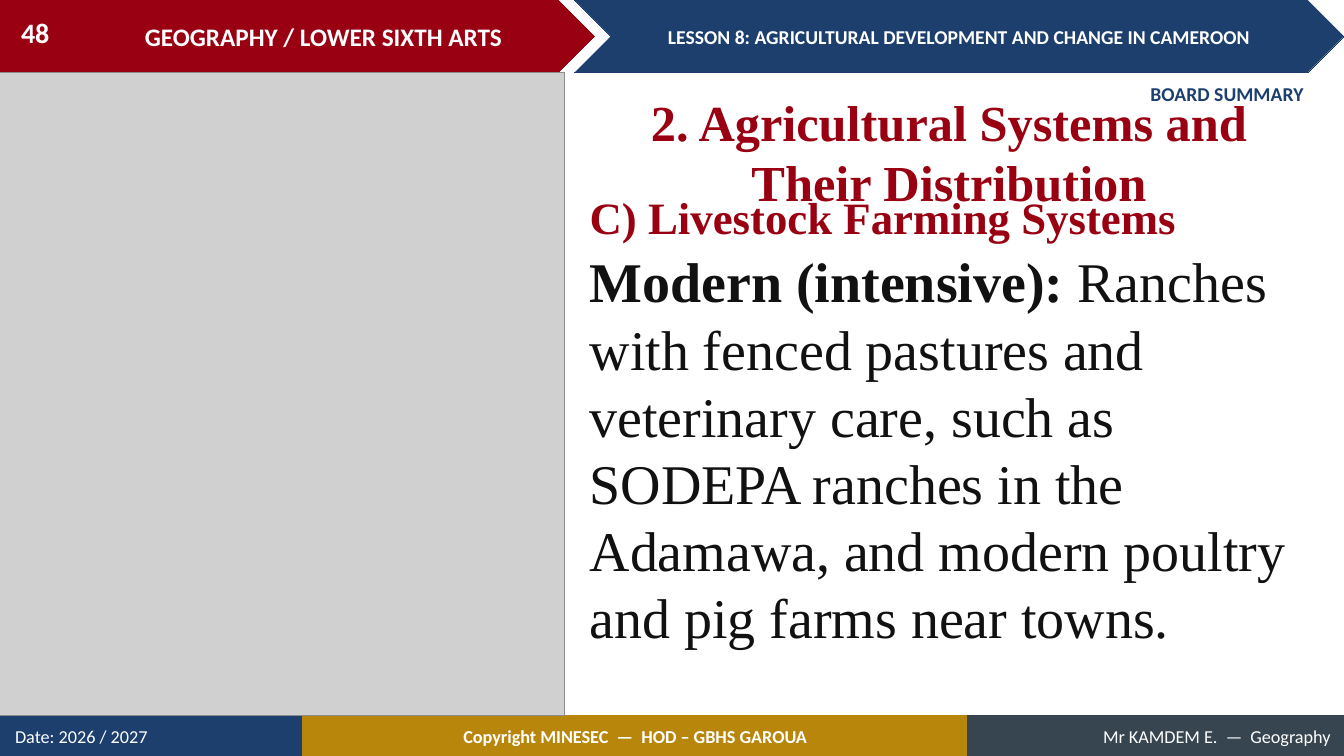
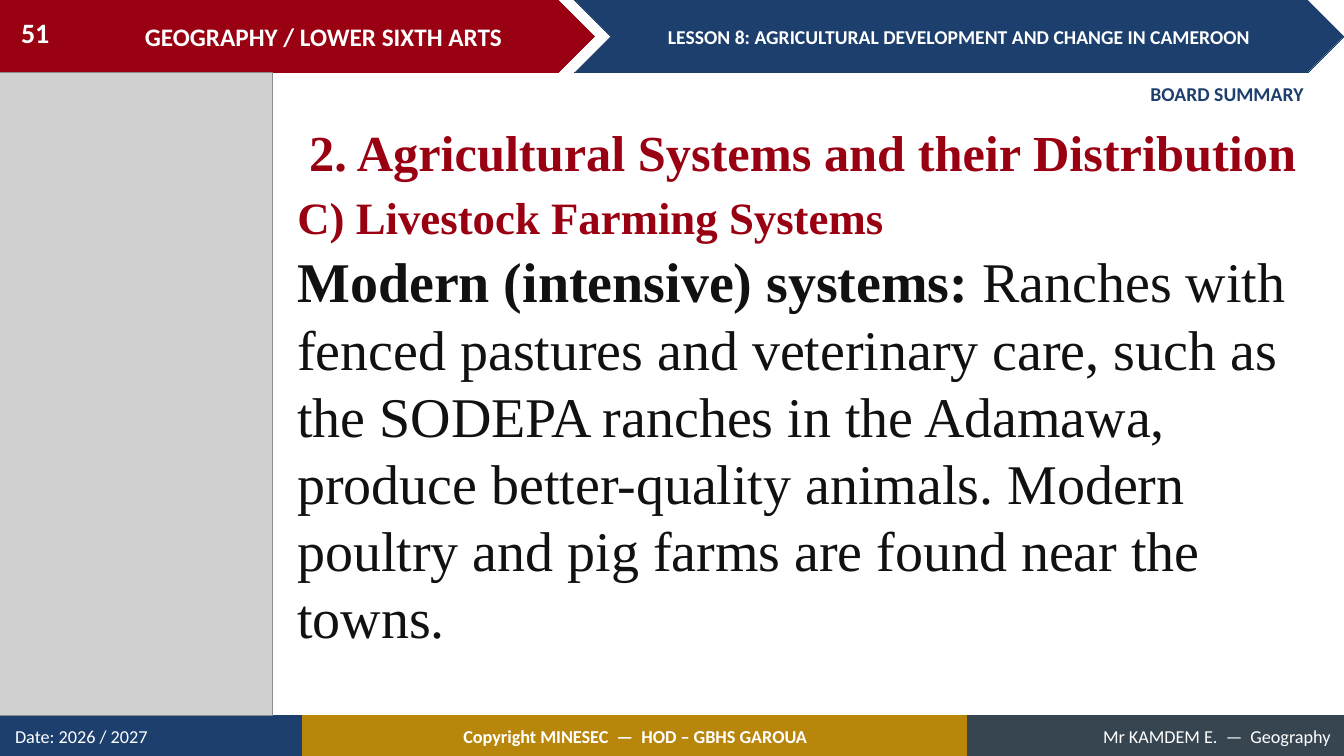
Before and after one commit to Berthautk/linea-github, a slide deck: slide 51 of lecons/LSA/Geography of Cameroon/08_LSA_CAM_L08_Agricultural_Development_and_Change_in_Cameroon.pptx (slide 48 before the commit). Drawn at 1344x756 pixels with LibreOffice and Linux fonts; fonts in the diff are those of the drawing; grey boxes stand for pictures. Boxes give left, top, right and bottom in pixels: in the first picture for what was removed or moved away, otherwise in the second. Text is boxed around its words. In the diff, an @@ line names an element or a change of style, - is before the commit and + after.

```diff
--- a/lecons/LSA/Geography of Cameroon/08_LSA_CAM_L08_Agricultural_Development_and_Change_in_Cameroon.pptx
+++ b/lecons/LSA/Geography of Cameroon/08_LSA_CAM_L08_Agricultural_Development_and_Change_in_Cameroon.pptx
@@ page number at (21,24,49,43): text changed @@
-48
+51
@@ picture: place and size @@
-picture at (0,73,565,716)
+picture at (0,73,272,716)
@@ text at (309,136,1296,181): text changed @@
-2. Agricultural Systems and Their Distribution
+2. Agricultural Systems and their Distribution
@@ text "C) Livestock Farming Systems": place and size @@
-text "C) Livestock Farming Systems" at (590,200,1175,244)
+text "C) Livestock Farming Systems" at (297,203,883,244)
@@ text at (297,263,1285,639): text changed @@
-Modern (intensive): Ranches with fenced pastures and veterinary care, such as SODEPA ranches in the Adamawa, and modern poultry and pig farms near towns.
+Modern (intensive) systems: Ranches with fenced pastures and veterinary care, such as the SODEPA ranches in the Adamawa, produce better-quality animals. Modern poultry and pig farms are found near the towns.
```
Also in this commit, not shown: 22 other slides changed, 10 slides added, 2 slides removed, 17 other files.
